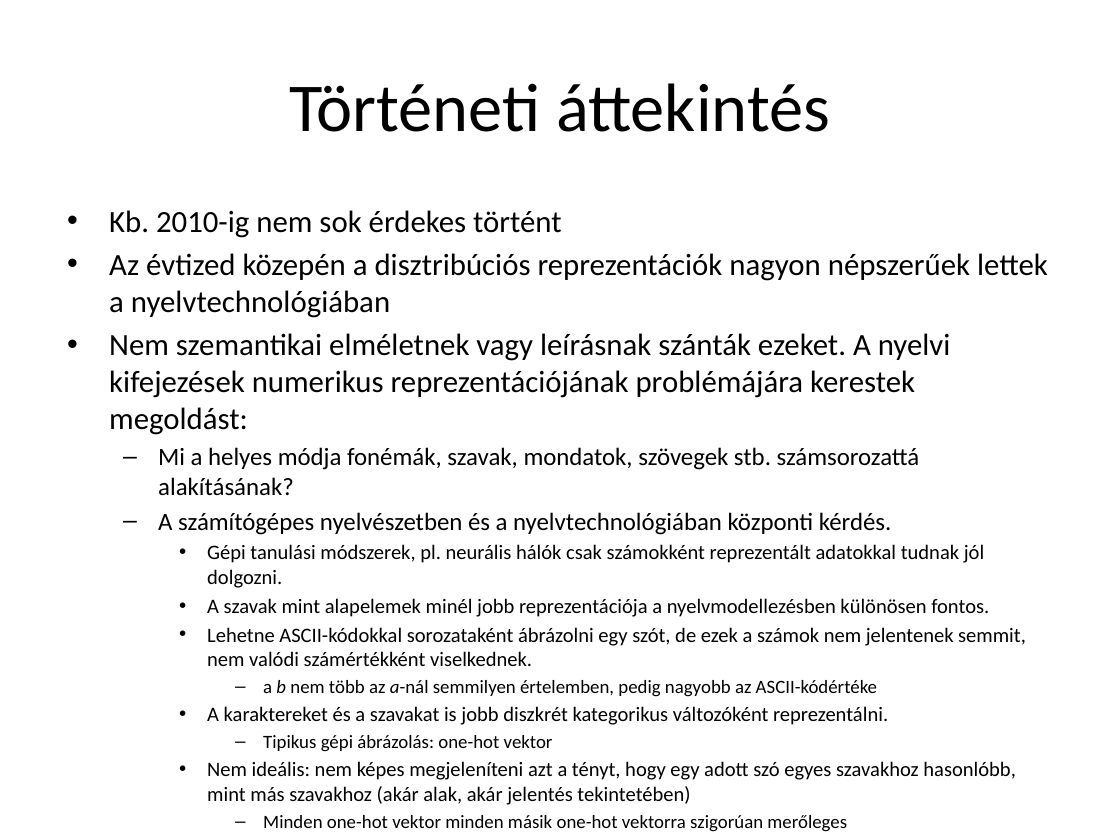
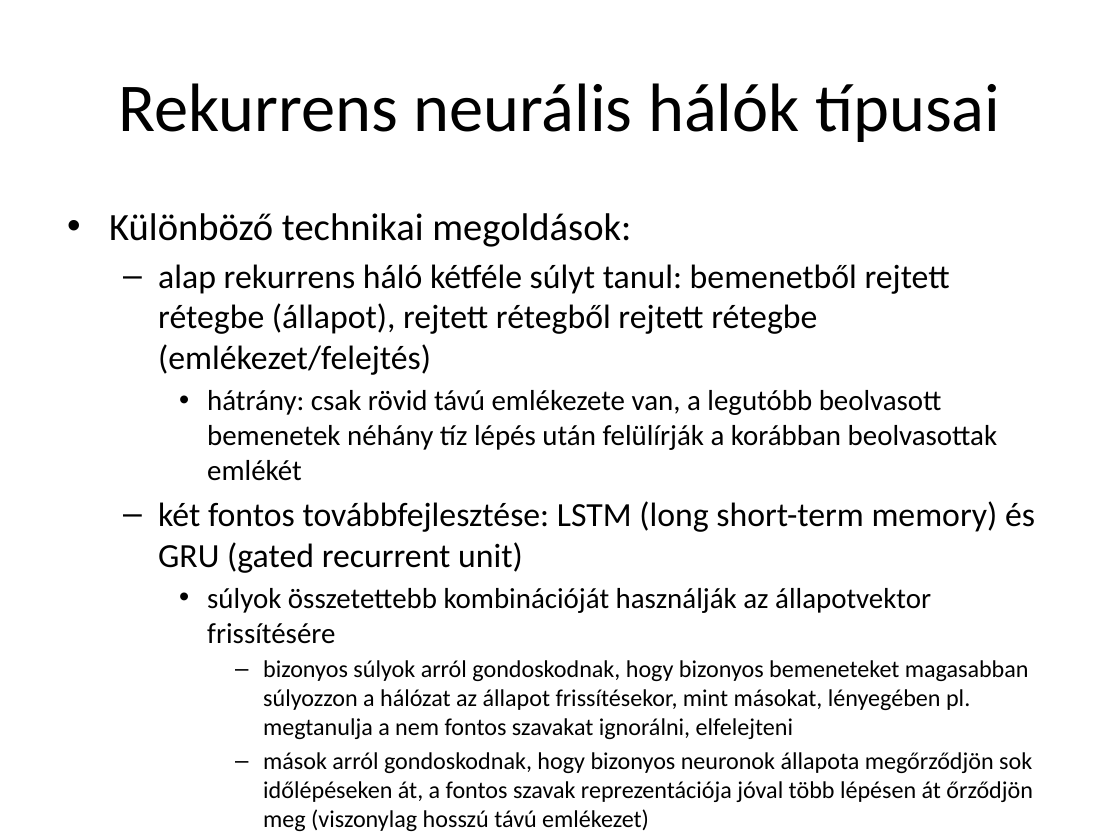
Before and after one commit to Clinical-Bioinformatics-Debrecen/nlp_magyar_2025, a slide deck: slide 11 of 6.pptx (slide 9 before the commit). Drawn at 1120x840 pixels with LibreOffice and Linux fonts; fonts in the diff are those of the drawing. Boxes give left, top, right and bottom in pixels: in the first picture for what was removed or moved away, otherwise in the second. Text is boxed around its words. In the diff, an @@ line names an element or a change of style, - is before the commit and + after.

```diff
--- a/6.pptx
+++ b/6.pptx
@@ title at [118,83,1000,142]: text changed @@
-Történeti áttekintés
+Rekurrens neurális hálók típusai
@@ text at [109,213,1035,831]: text changed; size 13.2 to 15.5 pt @@
-• Kb. 2010-ig nem sok érdekes történt
-• Az évtized közepén a disztribúciós reprezentációk nagyon népszerűek lettek a nyelvtechnológiában
-• Nem szemantikai elméletnek vagy leírásnak szánták ezeket. A nyelvi kifejezések numerikus reprezentációjának problémájára kerestek megoldást:
-  – Mi a helyes módja fonémák, szavak, mondatok, szövegek stb. számsorozattá alakításának?
-  – A számítógépes nyelvészetben és a nyelvtechnológiában központi kérdés.
-    • Gépi tanulási módszerek, pl. neurális hálók csak számokként reprezentált adatokkal tudnak jól dolgozni.
-    • A szavak mint alapelemek minél jobb reprezentációja a nyelvmodellezésben különösen fontos.
-    • Lehetne ASCII-kódokkal sorozataként ábrázolni egy szót, de ezek a számok nem jelentenek semmit, nem valódi számértékként viselkednek.
-      – a b nem több az a-nál semmilyen értelemben, pedig nagyobb az ASCII-kódértéke
-    • A karaktereket és a szavakat is jobb diszkrét kategorikus változóként reprezentálni.
-      – Tipikus gépi ábrázolás: one-hot vektor
-    • Nem ideális: nem képes megjeleníteni azt a tényt, hogy egy adott szó egyes szavakhoz hasonlóbb, mint más szavakhoz (akár alak, akár jelentés tekintetében)
-      – Minden one-hot vektor minden másik one-hot vektorra szigorúan merőleges
+• Különböző technikai megoldások:
+  – alap rekurrens háló kétféle súlyt tanul: bemenetből rejtett rétegbe (állapot), rejtett rétegből rejtett rétegbe (emlékezet/felejtés)
+    • hátrány: csak rövid távú emlékezete van, a legutóbb beolvasott bemenetek néhány tíz lépés után felülírják a korábban beolvasottak emlékét
+  – két fontos továbbfejlesztése: LSTM (long short-term memory) és GRU (gated recurrent unit)
+    • súlyok összetettebb kombinációját használják az állapotvektor frissítésére
+      – bizonyos súlyok arról gondoskodnak, hogy bizonyos bemeneteket magasabban súlyozzon a hálózat az állapot frissítésekor, mint másokat, lényegében pl. megtanulja a nem fontos szavakat ignorálni, elfelejteni
+      – mások arról gondoskodnak, hogy bizonyos neuronok állapota megőrződjön sok időlépéseken át, a fontos szavak reprezentációja jóval több lépésen át őrződjön meg (viszonylag hosszú távú emlékezet)
```
Also in this commit, not shown: 11 other slides changed, 17 slides added, 10 slides removed, 1 other file.
